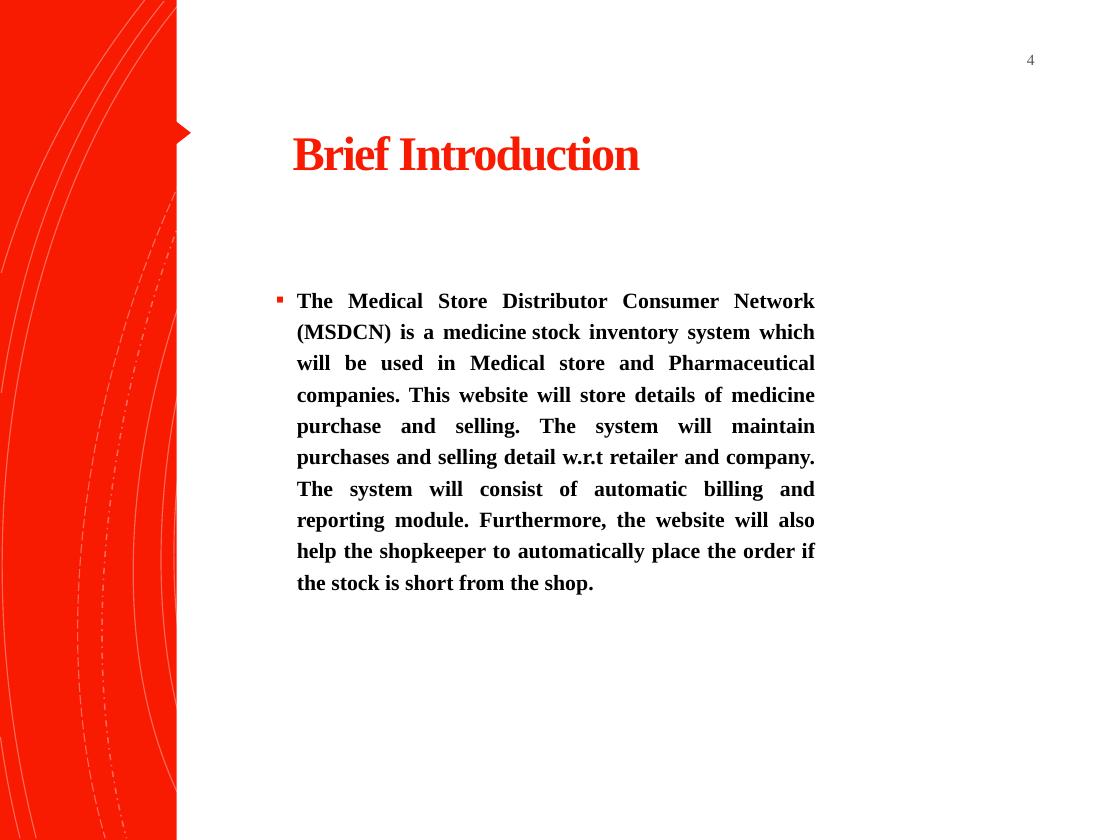
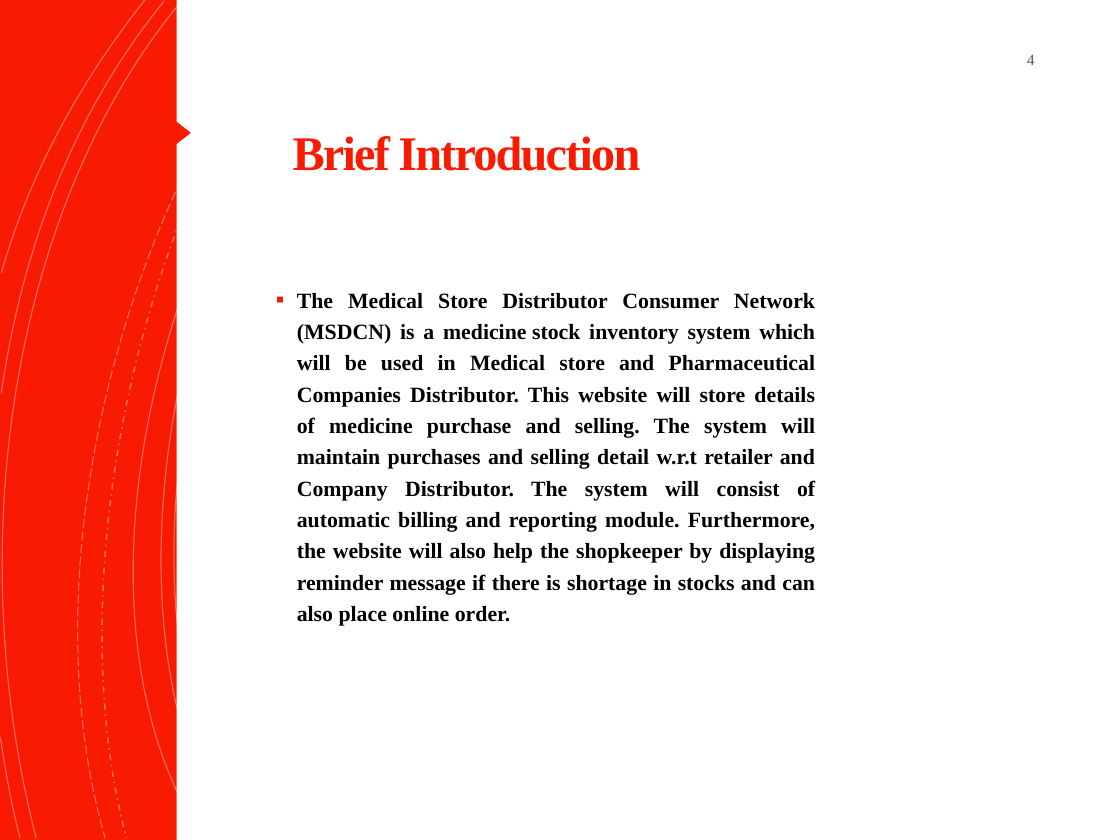
Before and after one commit to abdullah098/Final-year-proj, a slide deck: slide 4 of 10%/New after comments.pptx. Drawn at 1120x840 pixels with LibreOffice and Linux fonts; fonts in the diff are those of the drawing. Boxes give left, top, right and bottom in pixels: in the first picture for what was removed or moved away, otherwise in the second. Text is boxed around its words. In the diff, an @@ line names an element or a change of style, - is before the commit and + after.

```diff
--- a/10%/New after comments.pptx
+++ b/10%/New after comments.pptx
@@ text at (297, 293, 815, 626): text changed @@
-▪ The Medical Store Distributor Consumer Network (MSDCN) is a medicine stock inventory system which will be used in Medical store and Pharmaceutical companies. This website will store details of medicine purchase and selling. The system will maintain purchases and selling detail w.r.t retailer and company. The system will consist of automatic billing and reporting module. Furthermore, the website will also help the shopkeeper to automatically place the order if the stock is short from the shop.
+▪ The Medical Store Distributor Consumer Network (MSDCN) is a medicine stock inventory system which will be used in Medical store and Pharmaceutical Companies Distributor. This website will store details of medicine purchase and selling. The system will maintain purchases and selling detail w.r.t retailer and Company Distributor. The system will consist of automatic billing and reporting module. Furthermore, the website will also help the shopkeeper by displaying reminder message if there is shortage in stocks and can also place online order.
```
Also in this commit, not shown: 6 other slides changed, 1 other file.
